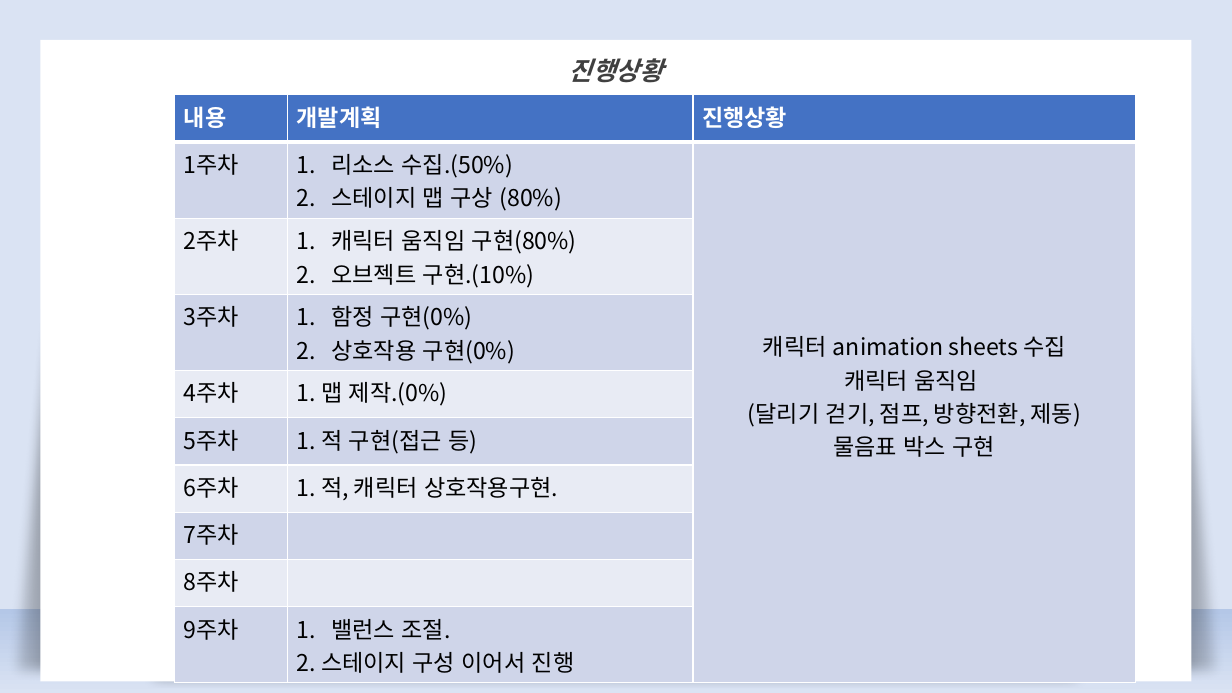
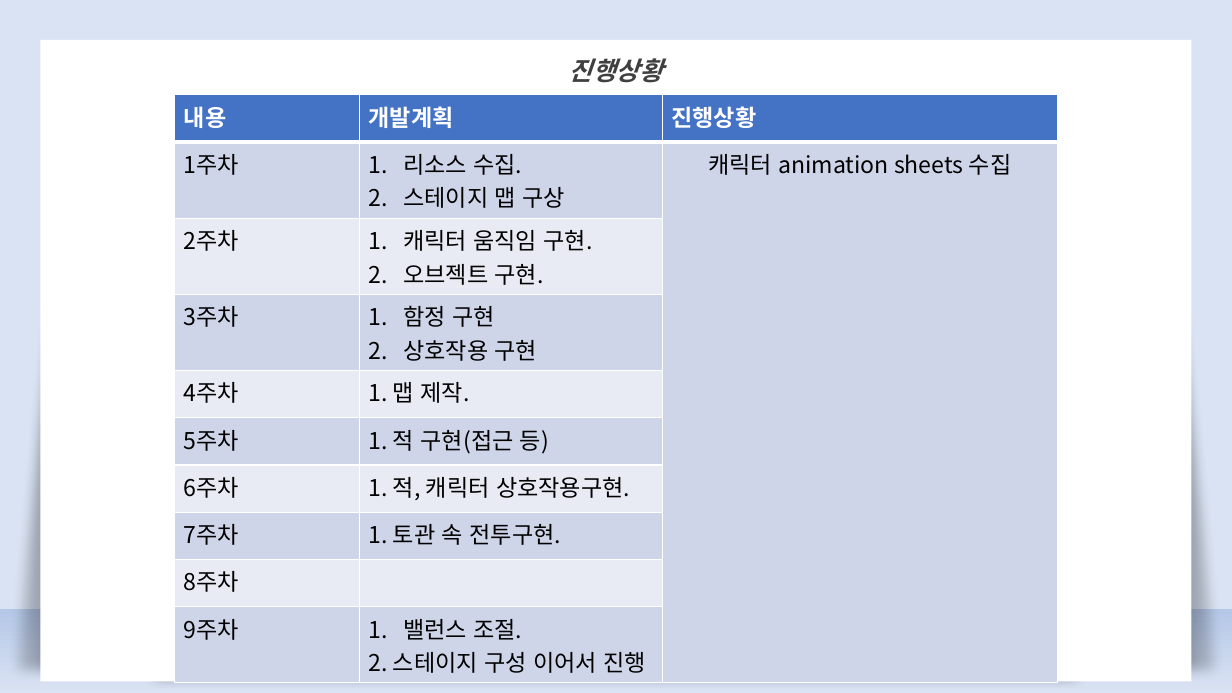
Before and after one commit to kimkyuhi/make-game, a slide deck: slide 6 of 발표/2DGP 게임 계획발표01.pptx (slide 5 before the commit). Drawn at 1232x693 pixels with LibreOffice and Linux fonts; fonts in the diff are those of the drawing. Boxes give left, top, right and bottom in pixels: in the first picture for what was removed or moved away, otherwise in the second. Text is boxed around its words. In the diff, an @@ line names an element or a change of style, - is before the commit and + after.

```diff
--- a/발표/2DGP 게임 계획발표01.pptx
+++ b/발표/2DGP 게임 계획발표01.pptx
@@ table at (175,95,1058,677) @@
-row 2, column 2: 리소스 수집.(50%) / 스테이지 맵 구상 (80%)
+row 2, column 2: 리소스 수집. / 스테이지 맵 구상
-row 2, column 3: 캐릭터 animation sheets 수집 / 캐릭터 움직임 / (달리기 걷기, 점프, 방향전환, 제동) / 물음표 박스 구현
+row 2, column 3: 캐릭터 animation sheets 수집
-row 3, column 2: 캐릭터 움직임 구현(80%) / 오브젝트 구현.(10%)
+row 3, column 2: 캐릭터 움직임 구현. / 오브젝트 구현.
-row 4, column 2: 함정 구현(0%) / 상호작용 구현(0%)
+row 4, column 2: 함정 구현 / 상호작용 구현
-row 5, column 2: 1. 맵 제작.(0%)
+row 5, column 2: 1. 맵 제작.
-row 8, column 2: 
+row 8, column 2: 1. 토관 속 전투구현.
@@ table: place and size @@
-table at (175,95,1136,677)
+table at (175,95,1058,677)
```
Also in this commit, not shown: 4 other slides changed, 1 slide added, 1 slide removed, 3 other files.
